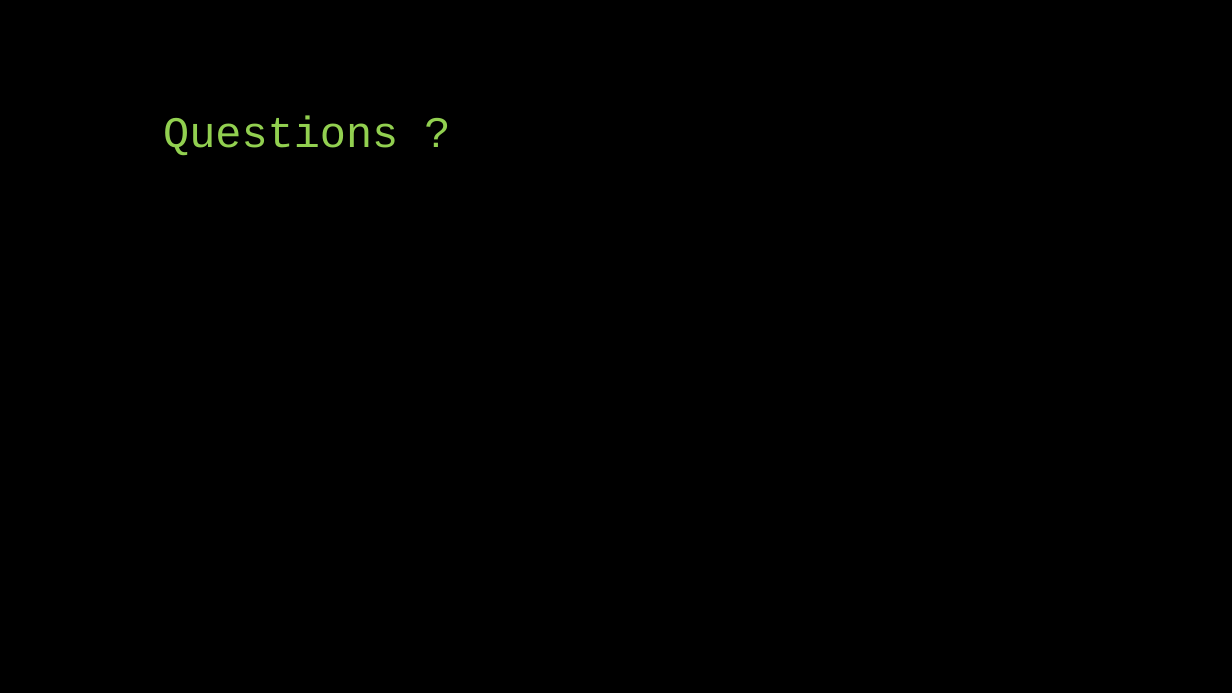
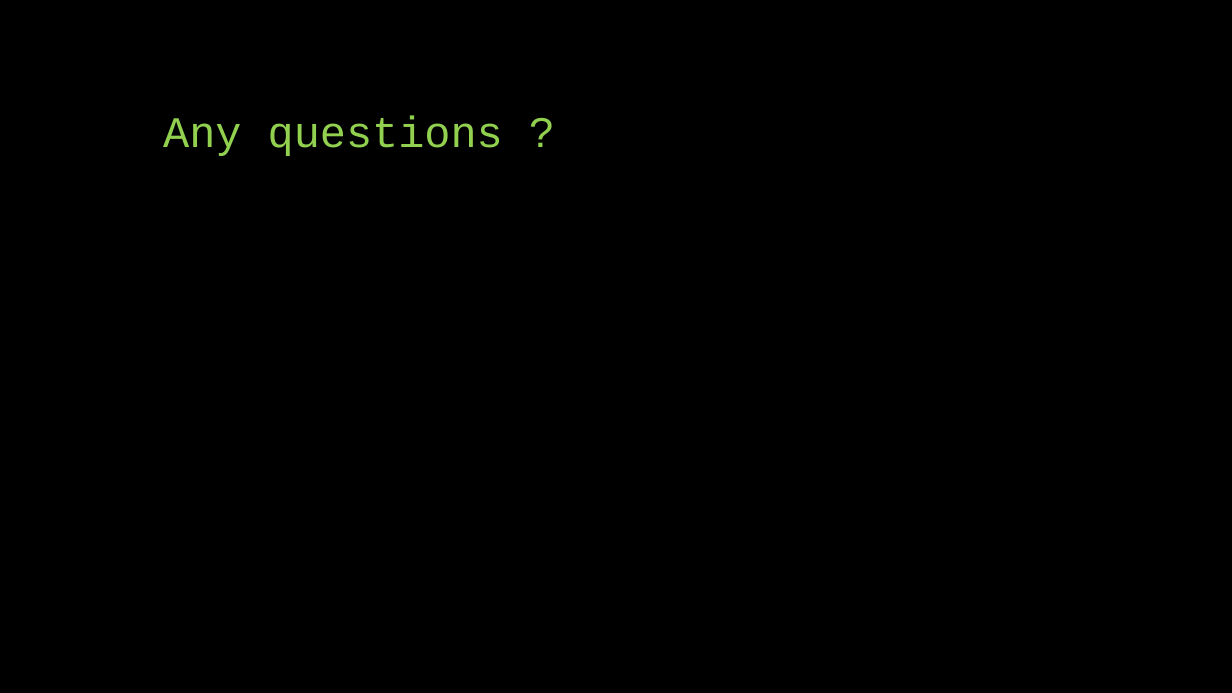
Before and after one commit to derrickrose/big-data-aws-demo, a slide deck: slide 15 of files/Big Data on AWS.pptx. Drawn at 1232x693 pixels with LibreOffice and Linux fonts; fonts in the diff are those of the drawing. Boxes give left, top, right and bottom in pixels: in the first picture for what was removed or moved away, otherwise in the second. Text is boxed around its words. In the diff, an @@ line names an element or a change of style, - is before the commit and + after.

Commit message:
update code

```diff
--- a/files/Big Data on AWS.pptx
+++ b/files/Big Data on AWS.pptx
@@ title at (163,115,503,156): text changed @@
-Questions ?
+Any questions ?
```
